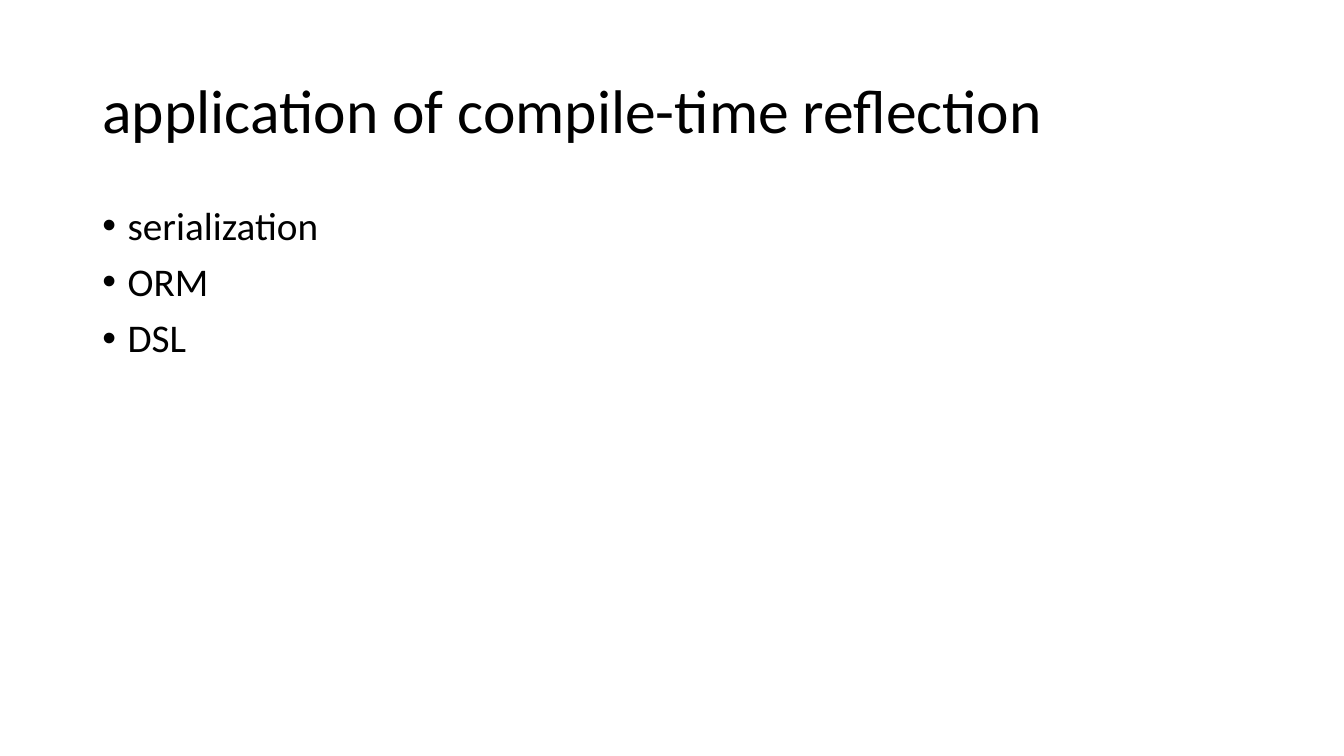
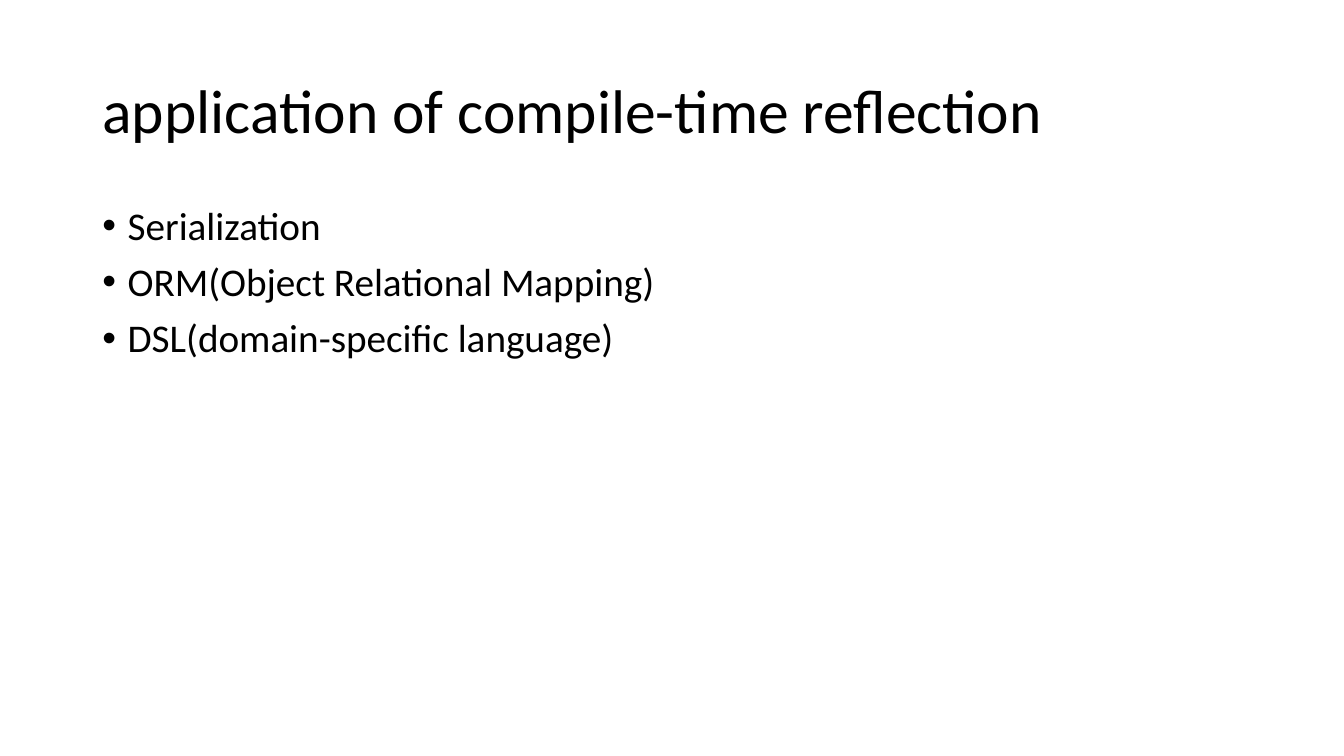
Before and after one commit to qicosmos/cppcon2017, a slide deck: slide 15 of cppcon2017.pptx (slide 14 before the commit). Drawn at 1344x756 pixels with LibreOffice and Linux fonts; fonts in the diff are those of the drawing. Boxes give left, top, right and bottom in pixels: in the first picture for what was removed or moved away, otherwise in the second. Text is boxed around its words. In the diff, an @@ line names an element or a change of style, - is before the commit and + after.

Commit message:
add

```diff
--- a/cppcon2017.pptx
+++ b/cppcon2017.pptx
@@ text at (128,212,654,359): text changed @@
-• serialization
-• ORM
-• DSL
+• Serialization
+• ORM(Object Relational Mapping)
+• DSL(domain-specific language)
```
Also in this commit, not shown: 5 other slides changed, 1 slide added.
